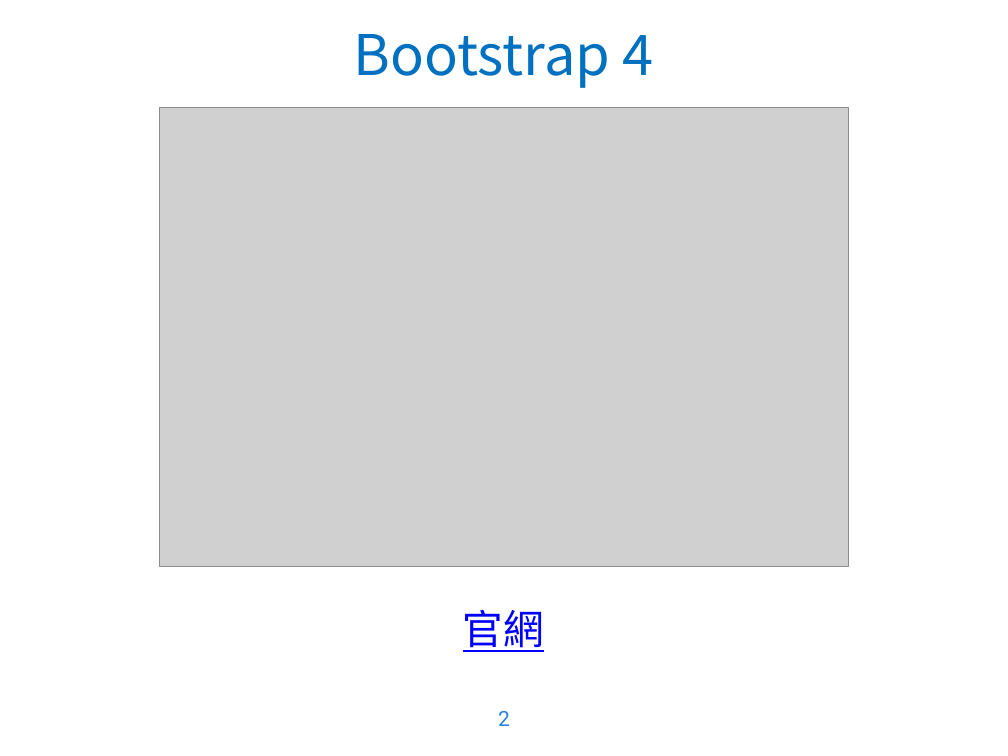
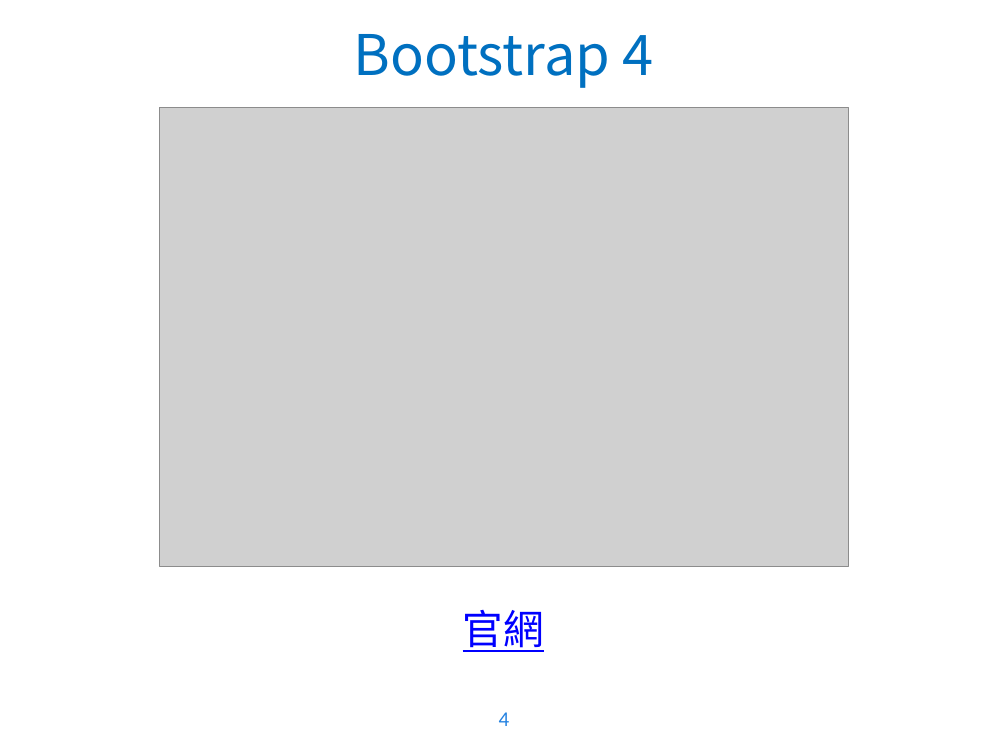
Before and after one commit to WaRTanKE7/WebClubData, a slide deck: slide 4 of 教學簡報/Bootstrap 4.pptx (slide 2 before the commit). Drawn at 1008x756 pixels with LibreOffice and Linux fonts; fonts in the diff are those of the drawing; grey boxes stand for pictures; background and template pictures are left out. Boxes give left, top, right and bottom in pixels: in the first picture for what was removed or moved away, otherwise in the second. Text is boxed around its words. In the diff, an @@ line names an element or a change of style, - is before the commit and + after.

```diff
--- a/教學簡報/Bootstrap 4.pptx
+++ b/教學簡報/Bootstrap 4.pptx
@@ page number removed at [498, 711, 510, 726] @@
-2
@@ page number added at [499, 712, 510, 726], 15 pt, text #2582E1 @@
+4
```
Also in this commit, not shown: 16 other slides changed, 2 slides added.
